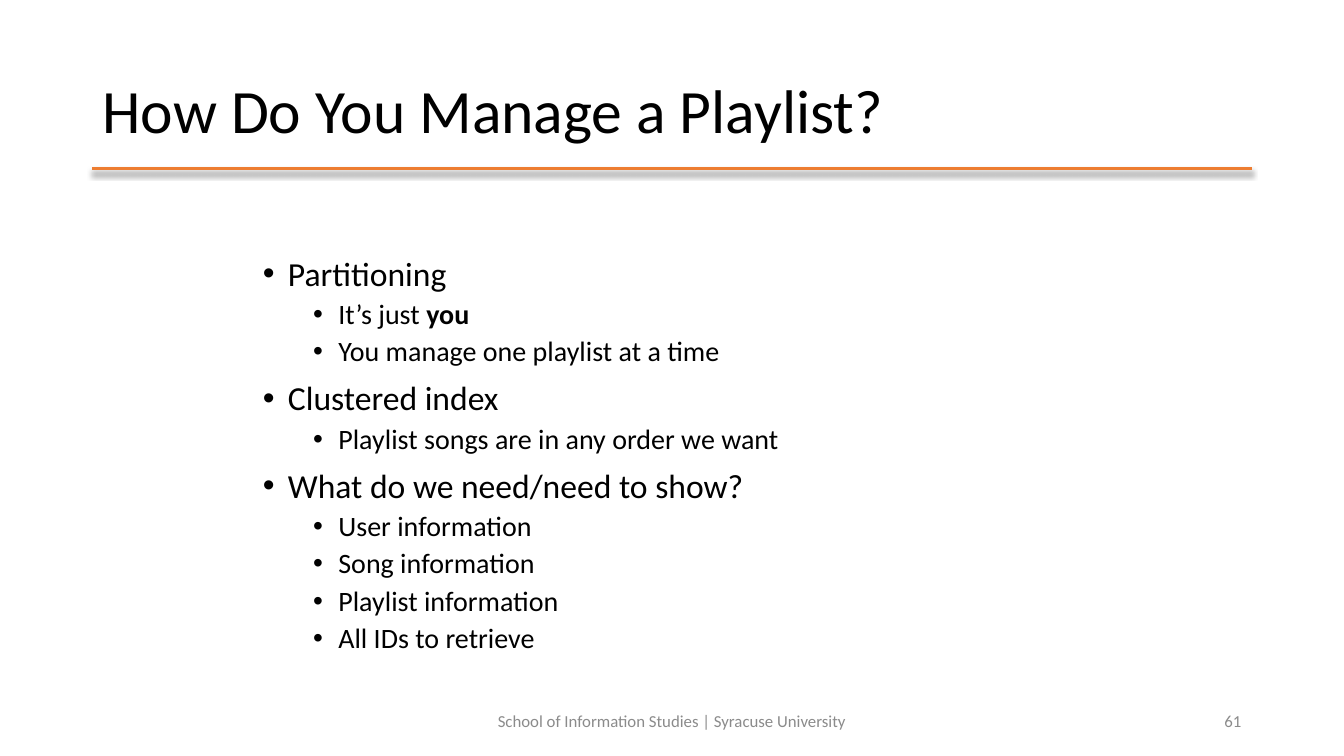
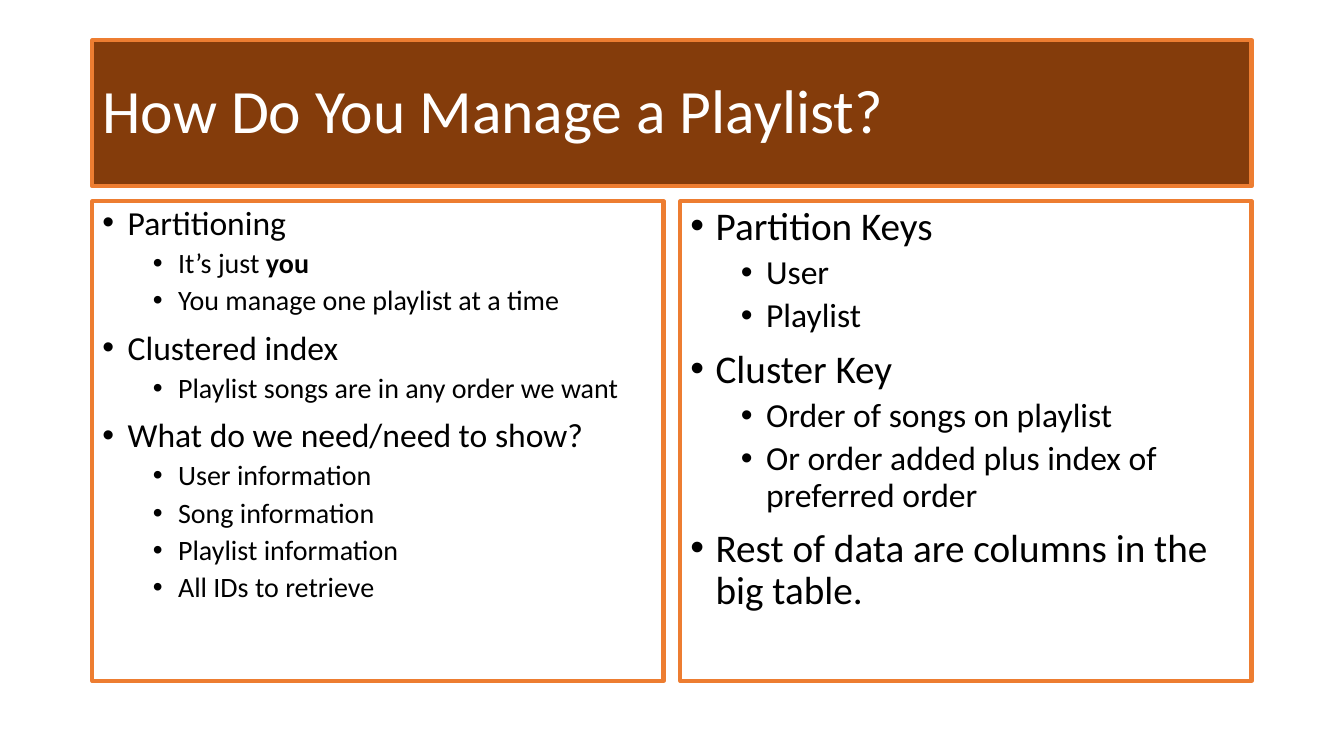
Before and after one commit to mafudge/ist769-old, a slide deck: slide 65 of content/G-Widecolumn/G-Widecolumn.pptx (slide 61 before the commit). Drawn at 1344x756 pixels with LibreOffice and Linux fonts; fonts in the diff are those of the drawing. Boxes give left, top, right and bottom in pixels: in the first picture for what was removed or moved away, otherwise in the second. Text is boxed around its words. In the diff, an @@ line names an element or a change of style, - is before the commit and + after.

```diff
--- a/content/G-Widecolumn/G-Widecolumn.pptx
+++ b/content/G-Widecolumn/G-Widecolumn.pptx
@@ title "How Do You Manage a ...": place and size @@
-title "How Do You Manage a ..." at (102, 90, 883, 144)
+title "How Do You Manage a ..." at (93, 40, 1252, 187)
@@ title "How Do You Manage a ..." at (93, 40, 1252, 187): text colour #000000 to #FFFFFF; fill none to #843C0B; outline none to #ED7D31 3 pt @@
@@ line removed from (93, 168) to (1252, 168) @@
@@ text "Partitioning": place and size @@
-text "Partitioning" at (288, 262, 778, 649)
+text "Partitioning" at (93, 202, 664, 682)
@@ text "Partitioning" at (93, 202, 664, 682): outline none to #ED7D31 3 pt @@
@@ text added at (681, 202, 1252, 682), outline #ED7D31 3 pt, 24 pt, text #000000 @@
+• Partition Keys
+  • User
+  • Playlist
+• Cluster Key
+  • Order of songs on playlist
+  • Or order added plus index of preferred order
+• Rest of data are columns in the big table.
@@ text removed at (498, 715, 845, 730) @@
-School of Information Studies | Syracuse University
@@ page number removed at (1224, 716, 1241, 727) @@
-61
```
Also in this commit, not shown: 33 other slides changed, 12 slides added, 13 slides removed, 52 other files.
